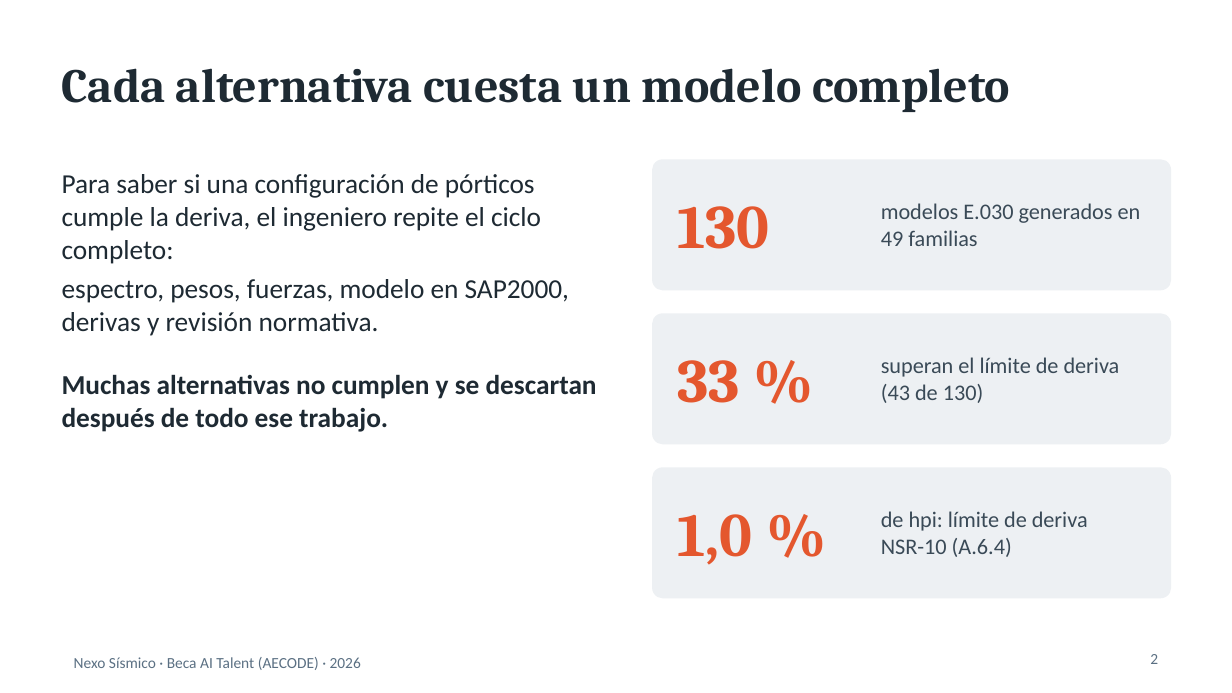
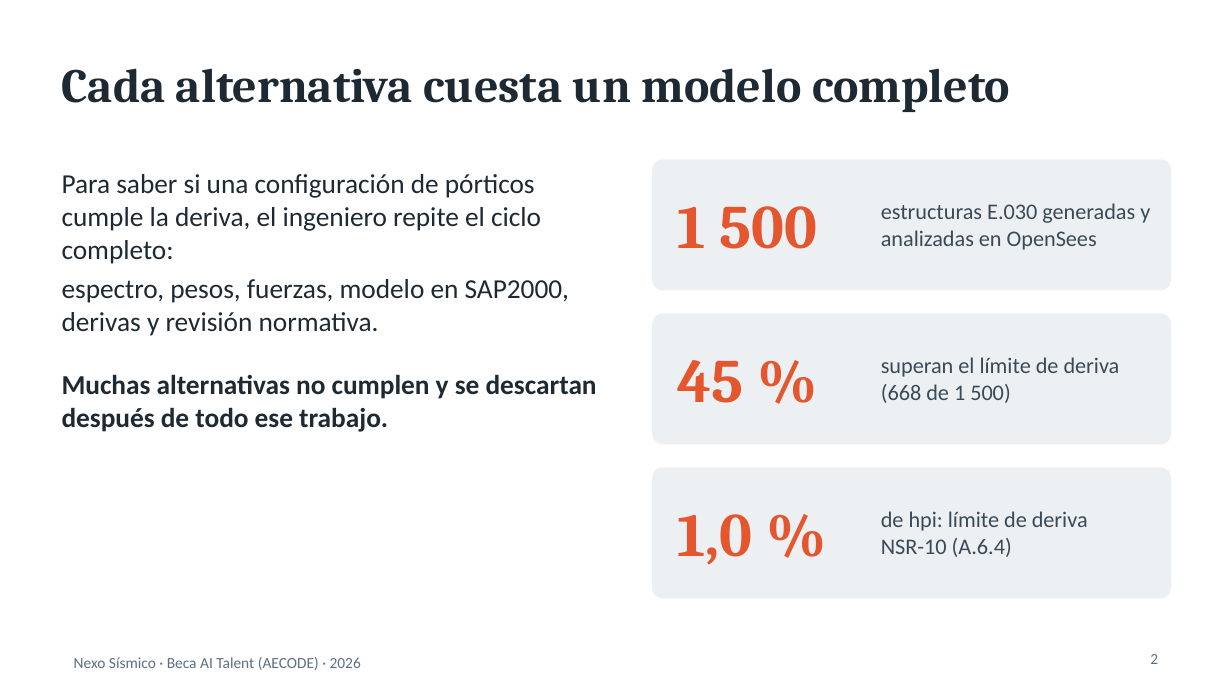
Before and after one commit to nexo-sismico/Nexo_simico_colab, a slide deck: slide 2 of 04 Entregables/Presentacion/Presentacion_Nexo_Sismico.pptx. Drawn at 1232x693 pixels with LibreOffice and Linux fonts; fonts in the diff are those of the drawing. Boxes give left, top, right and bottom in pixels: in the first picture for what was removed or moved away, otherwise in the second. Text is boxed around its words. In the diff, an @@ line names an element or a change of style, - is before the commit and + after.

```diff
--- a/04 Entregables/Presentacion/Presentacion_Nexo_Sismico.pptx
+++ b/04 Entregables/Presentacion/Presentacion_Nexo_Sismico.pptx
@@ text at (678,206,817,249): text changed @@
-130
+1 500
@@ text at (881,203,1150,250): text changed @@
-modelos E.030 generados en 49 familias
+estructuras E.030 generadas y analizadas en OpenSees
@@ text at (881,357,1120,403): text changed @@
-superan el límite de deriva (43 de 130)
+superan el límite de deriva (668 de 1 500)
@@ text at (678,360,744,403): text changed @@
-33 %
+45 %
```
Also in this commit, not shown: 7 other slides changed, 1 slide added, 20 other files.
